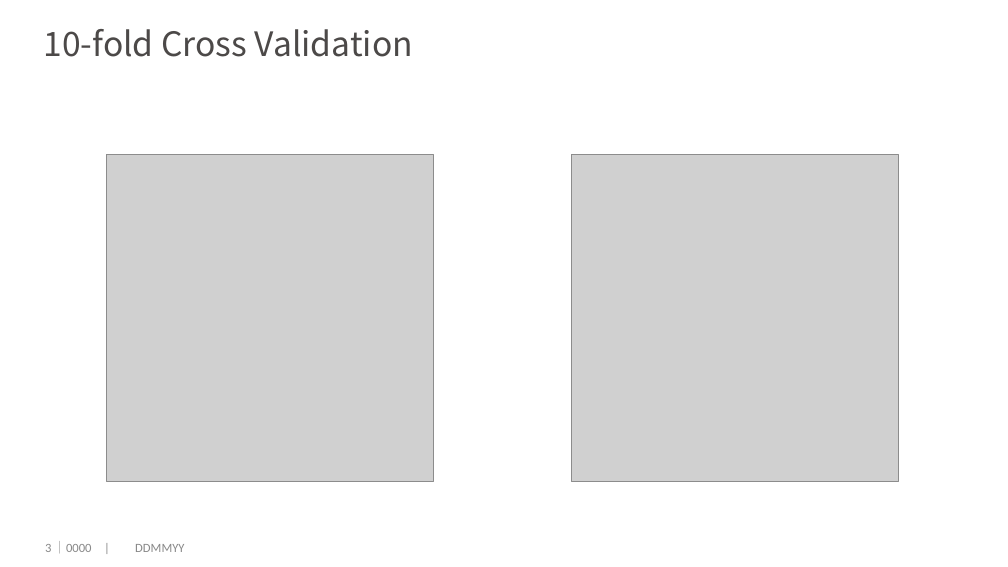
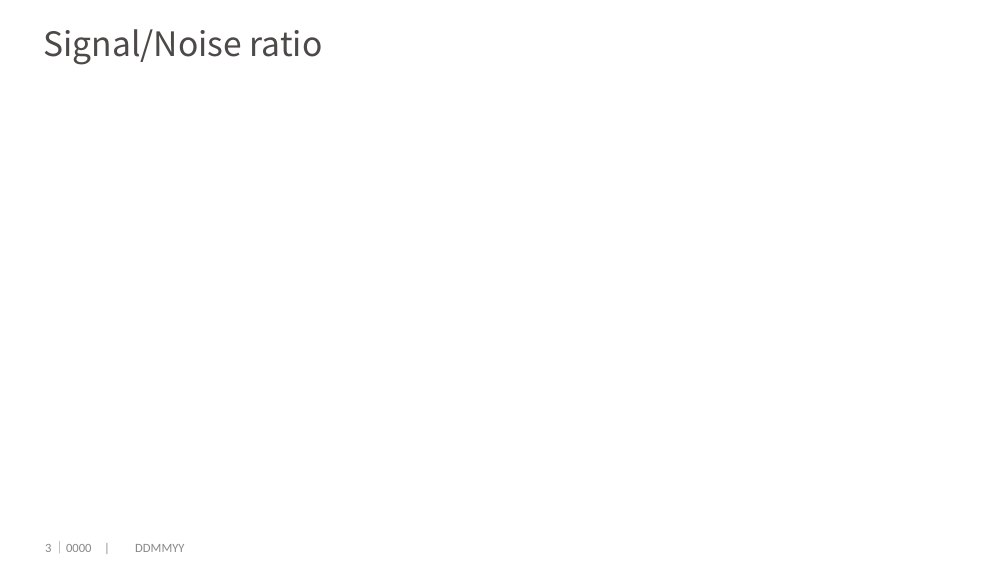
Before and after one commit to dengwx11/GroupLasso, a slide deck: slide 4 of manu & slides/717simulation.pptx. Drawn at 1008x567 pixels with LibreOffice and Linux fonts; fonts in the diff are those of the drawing; grey boxes stand for pictures; background and template pictures are left out. Boxes give left, top, right and bottom in pixels: in the first picture for what was removed or moved away, otherwise in the second. Text is boxed around its words. In the diff, an @@ line names an element or a change of style, - is before the commit and + after.

```diff
--- a/manu & slides/717simulation.pptx
+++ b/manu & slides/717simulation.pptx
@@ title at bbox=[44, 29, 323, 65]: text changed @@
-10-fold Cross Validation
+Signal/Noise ratio
@@ picture removed at bbox=[107, 154, 433, 481] @@
@@ picture removed at bbox=[572, 154, 898, 481] @@
```
Also in this commit, not shown: 4 other slides changed, 10 slides added, 3 slides removed, 1 other file.
